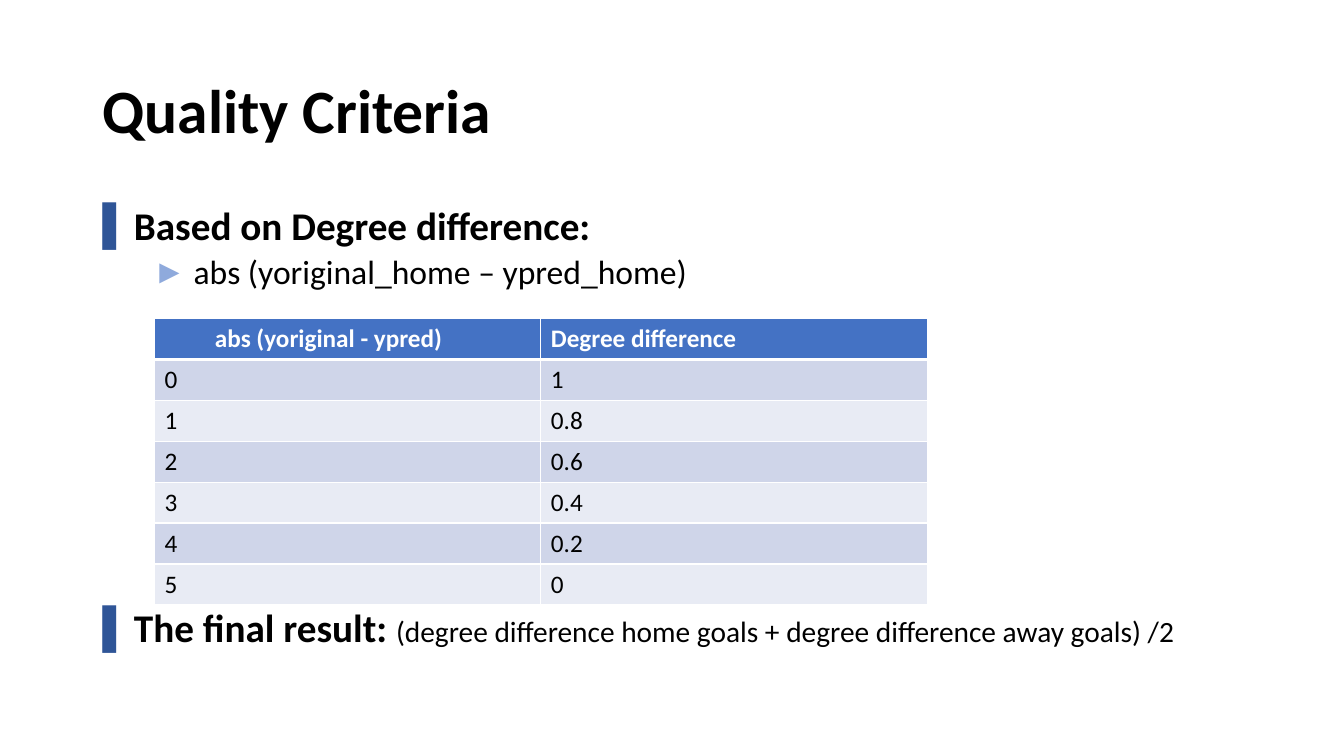
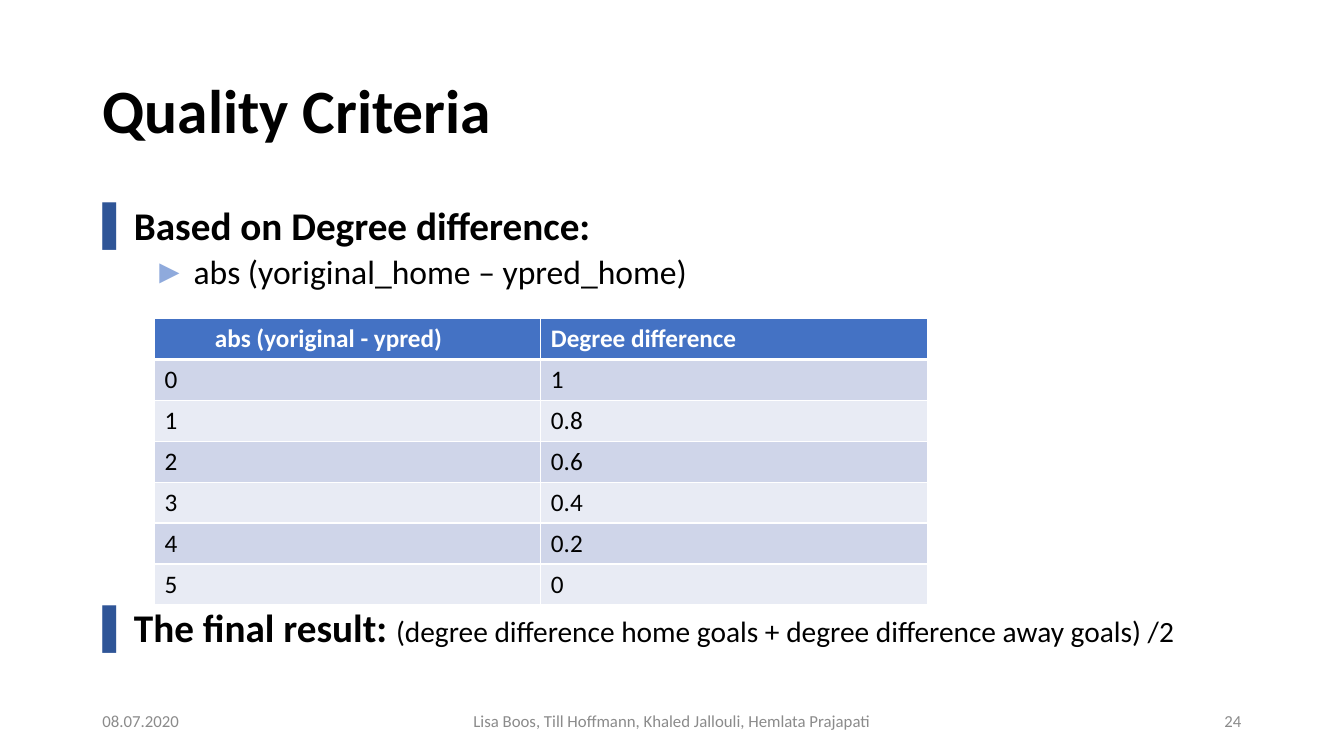
Before and after one commit to Khaledjallouli/project, a slide deck: slide 24 of Daily/sprint9/Final_Presentation_Phase_I.pptx. Drawn at 1344x756 pixels with LibreOffice and Linux fonts; fonts in the diff are those of the drawing; background and template pictures are left out. Boxes give left, top, right and bottom in pixels: in the first picture for what was removed or moved away, otherwise in the second. Text is boxed around its words. In the diff, an @@ line names an element or a change of style, - is before the commit and + after.

```diff
--- a/Daily/sprint9/Final_Presentation_Phase_I.pptx
+++ b/Daily/sprint9/Final_Presentation_Phase_I.pptx
@@ text added at [102, 715, 178, 727], 12 pt, text #8C8C8C @@
+08.07.2020
@@ text added at [473, 715, 869, 730], 12 pt, text #8C8C8C @@
+Lisa Boos, Till Hoffmann, Khaled Jallouli, Hemlata Prajapati
@@ page number added at [1224, 716, 1241, 727], 12 pt, text #8C8C8C @@
+24
```
Also in this commit, not shown: 27 other slides changed.
